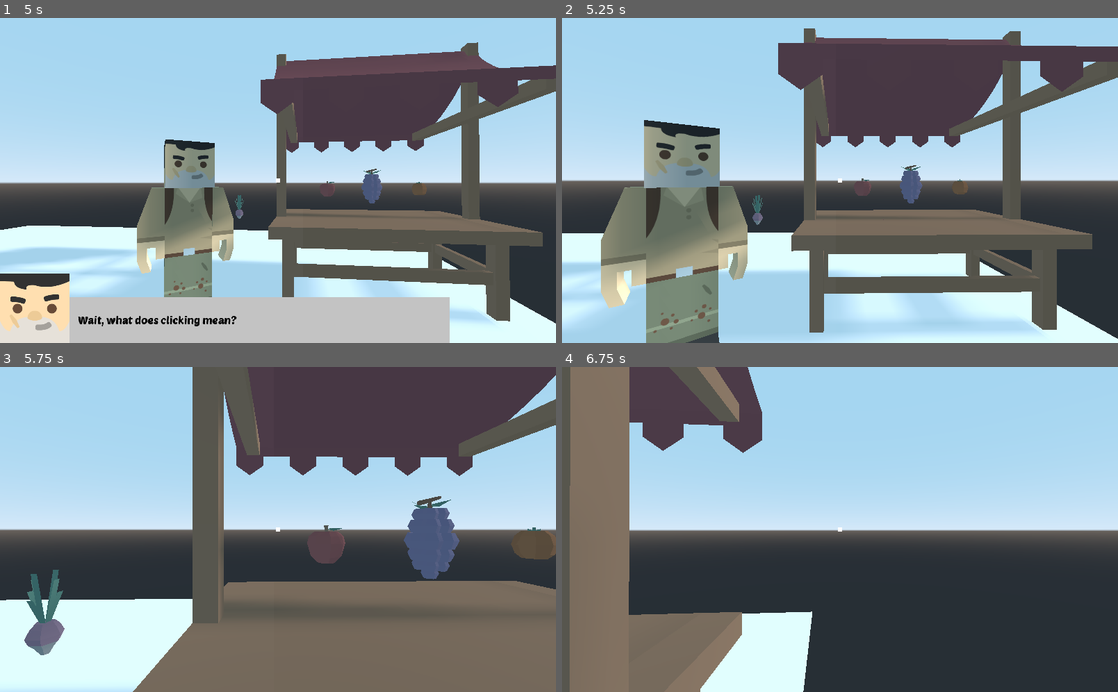
Above: before the commit, frames 1-4 (two rows, left to right).
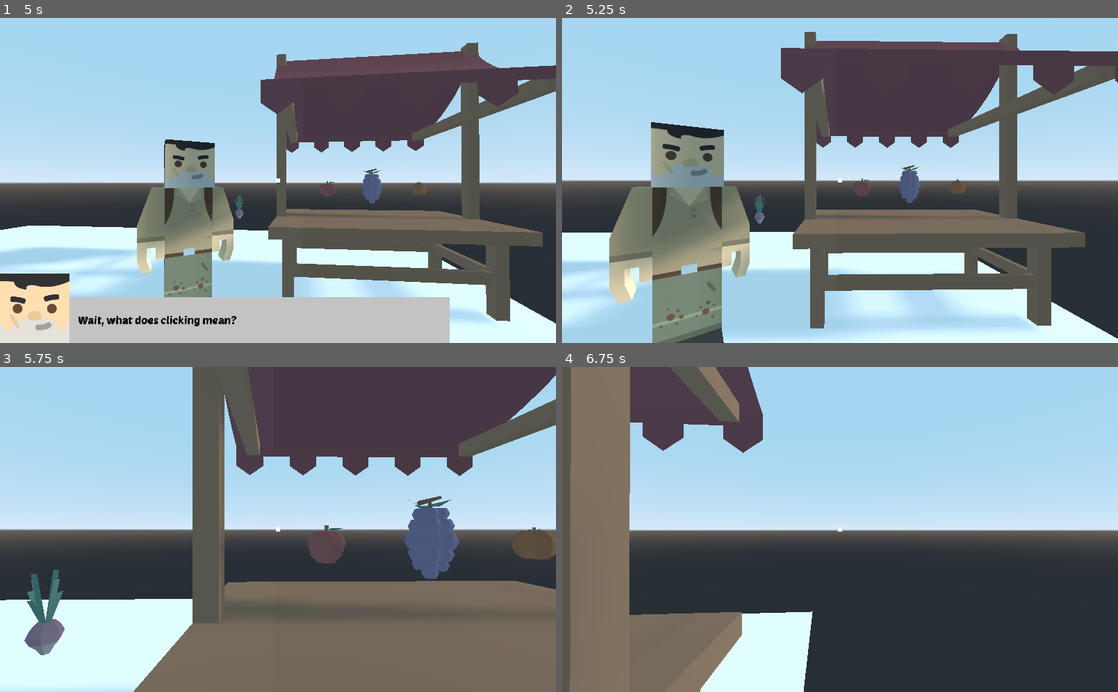
Above: after the commit, the same moments.

Repository: pjz987/tutemic-godot-tutorial
Game: Godot game, scene res://main.tscn
The game is run twice, just before and just after one commit, with the same random seed, the same clock (stepped at 60 frames per second) and the same inputs.
Inputs (mouse positions are in pixels of both pictures, inside the frame that each line leads up to):
- Up to frame 1 (5 s): tap Enter at 0.5, 2, 3.5 s; move the mouse to (305, 180) at 0.52 s; hold W (move_forward) from 0.53 s (still down); click (305, 180) at 0.6 s; tap Space at 1.25, 2.75, 4.25 s; move the mouse to (250, 180) at 1.27 s; click (250, 180) at 1.35 s; move the mouse to (289, 174) at 2.02 s; click (289, 174) at 2.1 s; move the mouse to (272, 187) at 2.77 s; click (272, 187) at 2.85 s; move the mouse to (316, 183) at 3.52 s; click (316, 183) at 3.6 s; move the mouse to (233, 177) at 4.27 s; click (233, 177) at 4.35 s
- Up to frame 2 (5.25 s): keep holding W (move_forward); move the mouse to (845, 180) at 5.02 s; click (845, 180) at 5.1 s
- Up to frame 3 (5.75 s): keep holding W (move_forward)
- Up to frame 4 (6.75 s): move the mouse to (817, 523) at 5.77 s; release W (move_forward) at 5.78 s; hold D (move_right) 5.78-6.53 s; click (817, 523) at 5.85 s; move the mouse to (867, 529) at 6.52 s; hold W (move_forward) from 6.53 s (still down); click (867, 529) at 6.6 s

Frame 1 is identical in both runs. In frame 2, 7.5% of the frame differs, in the area x 0-100%, y 3-100%; in frame 3, 0.3%; in frame 4, 0.2%.

Commit message:
sesh 12 done

Diff:
--- a/Tutemic3D/dialogue_manager.gd
+++ b/Tutemic3D/dialogue_manager.gd
@@ -21,7 +21,7 @@
 			_current_slide_index += 1
 			show_slide()
 		elif _runtime_data.current_gameplay_state == Enums.GameplayState.IN_DIALOG:
-			GameEvents.emit_signal("dialog_finished")
+			GameEvents.emit_dialog_finished()
 
 
 func show_slide() -> void:
--- a/Tutemic3D/food.gd
+++ b/Tutemic3D/food.gd
@@ -39,4 +39,5 @@
 
 func _on_mouse_clicked(food: Food):
 	if food == self:
+		self.queue_free()
 		get_parent().food_chosen(self)
--- a/Tutemic3D/food_chooser_ray.gd
+++ b/Tutemic3D/food_chooser_ray.gd
@@ -1,4 +1,6 @@
 extends RayCast
+
+export(Resource) var _runtime_data = _runtime_data as RuntimeData
 
 var _is_mousing_over := false
 
@@ -10,7 +12,9 @@
 			_is_mousing_over = true
 			GameEvents.emit_signal("food_moused_over", collided_area)
 
-		if event is InputEventMouseButton and event.pressed:
+		if event is InputEventMouseButton \
+			and event.pressed \
+			and _runtime_data.current_gameplay_state == Enums.GameplayState.FREEWALK:
 			GameEvents.emit_signal("food_clicked", collided_area)
 	elif _is_mousing_over:
 		_is_mousing_over = false
--- a/Tutemic3D/food_quiz.gd
+++ b/Tutemic3D/food_quiz.gd
@@ -7,11 +7,11 @@
 export(NodePath) onready var _correct_food = get_node(_correct_food) as Food
 
 func _on_DialogTrigger_body_entered(body):
-	GameEvents.emit_signal("dialog_initiated", _dialogue)
+	GameEvents.emit_dialog_initiated(_dialogue)
 
 
 func food_chosen(food: Food):
 	if food == _correct_food:
-		GameEvents.emit_signal("dialog_initiated", _dialogue_correct)
+		GameEvents.emit_dialog_initiated(_dialogue_correct)
 	else:
-		GameEvents.emit_signal("dialog_initiated", _dialogue_incorrect)
+		GameEvents.emit_dialog_initiated(_dialogue_incorrect)
--- a/Tutemic3D/game_events.gd
+++ b/Tutemic3D/game_events.gd
@@ -6,3 +6,9 @@
 signal food_moused_over
 signal food_moused_out
 signal food_clicked
+
+func emit_dialog_initiated(dialogue: Dialogue) -> void:
+	call_deferred("emit_signal", "dialog_initiated", dialogue)
+
+func emit_dialog_finished() -> void:
+	call_deferred("emit_signal", "dialog_finished")
--- a/Tutemic3D/main.tscn
+++ b/Tutemic3D/main.tscn
@@ -95,6 +95,7 @@
 collide_with_areas = true
 collide_with_bodies = false
 script = ExtResource( 4 )
+_runtime_data = ExtResource( 20 )
 
 [node name="CanvasLayer" type="CanvasLayer" parent="."]
 
